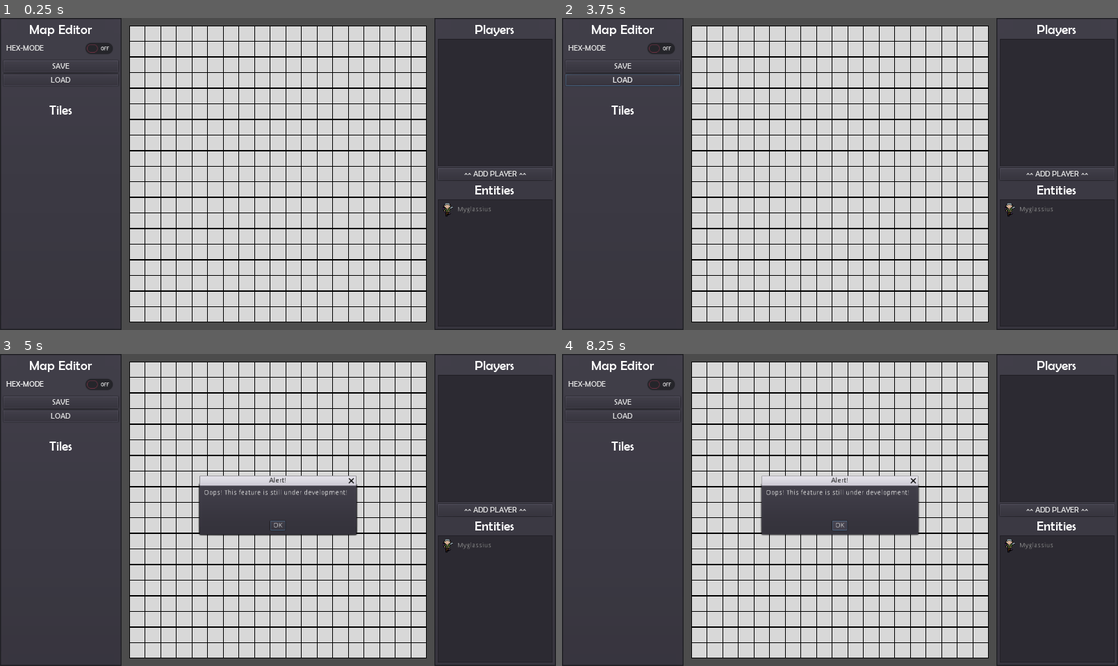
Above: before the commit, frames 1-4 (two rows, left to right).
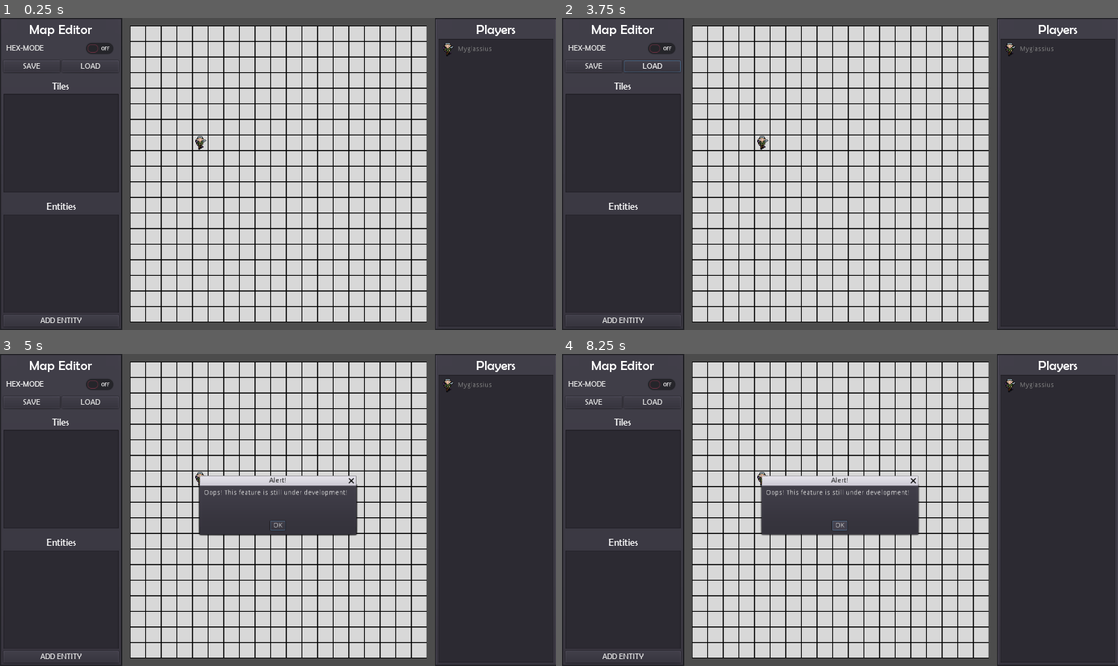
Above: after the commit, the same moments.

Repository: BradHipsher/Map20
Game: Godot game, scene res://main/main.tscn
Same seed, same stepped clock (60 frames per second), same inputs: the game is played once before the commit and once after it.
Inputs:
- Up to frame 1 (0.25 s): no input
- Up to frame 2 (3.75 s): click "^^ ADD PLAYER ^^" (after the commit: "ADD ENTITY") at 0.5 s; click "SAVE" at 1.25 s; click "OK" at 2 s; click "LOAD" at 2.75 s; click "OK" at 3.5 s
- Up to frame 3 (5 s): click "HEX-MODE" at 4.25 s
- Up to frame 4 (8.25 s): click "HEX-MODE" at 5 s; click "^^ ADD PLAYER ^^" (after the commit: "ADD ENTITY") at 5.75 s; click "HEX-MODE" at 6.5 s; click "^^ ADD PLAYER ^^" (after the commit: "ADD ENTITY") at 7.25 s; click "OK" at 8 s

The runs differ from the first frame. In frame 1, 7.9% of the frame differs, in the area x 0-100%, y 0-100%; in frame 2, 8.0%; in frame 3, 7.2%; in frame 4, 7.2%.

Commit message:
entity is drag and droppable

Diff:
--- /dev/null
+++ b/main/Global.gd
@@ -0,0 +1,15 @@
+extends Node
+
+func getMinDistVec(pos, arrVec2):
+	var mindist = -1
+	var minvec = Vector2(-1,-1)
+	for vec in arrVec2:
+		var dist = sqrt(pow(pos.x - vec.x,2) + pow(pos.y - vec.y,2))
+		if(mindist==-1):
+			mindist=dist
+			minvec = vec
+		else:
+			if(dist < mindist):
+				mindist=dist
+				minvec = vec
+	return minvec
--- a/main/entity/Sprite.gd
+++ b/main/entity/Sprite.gd
@@ -2,11 +2,3 @@
 
 func setSprite(txt):
 	texture = txt
-
-func _ready():
-	pass # Replace with function body.
-
-
-# Called every frame. 'delta' is the elapsed time since the previous frame.
-#func _process(delta):
-#	pass
--- a/main/entity/entity.gd
+++ b/main/entity/entity.gd
@@ -1,7 +1,27 @@
 extends Area2D
+
+signal clicked
+
+var held = false
+
+func _input_event(viewport, event, shape_idx):
+	if event is InputEventMouseButton:
+		print("_input_event")
+		if event.button_index == BUTTON_LEFT and event.pressed:
+			emit_signal("clicked", self)
+
+func _process(delta):
+	if held:
+		global_transform.origin = get_global_mouse_position()
+
+func pickup():
+	if held:
+		return
+	held = true
+
+func drop():
+	if held:
+		held = false
 
 func setSprite(txt):
 	get_node("Sprite").setSprite(txt)
-
-func _ready():
-	pass # Replace with function body.
--- a/main/entity/entity.tscn
+++ b/main/entity/entity.tscn
@@ -7,7 +7,9 @@
 [sub_resource type="RectangleShape2D" id=1]
 extents = Vector2( 16, 16 )
 
-[node name="entity" type="Area2D"]
+[node name="entity" type="Area2D" groups=[
+"pickable",
+]]
 script = ExtResource( 3 )
 
 [node name="CollisionShape2D" type="CollisionShape2D" parent="."]
--- a/main/grid/Grid2D.gd
+++ b/main/grid/Grid2D.gd
@@ -7,36 +7,60 @@
 
 var tiles
 var players
+var gridPositions
 
 const gridType = 'rect'
+
+var held_object = null
 
 func _ready():
 
 	tiles = get_node("tiles")
 	players = get_node("players")
 
+	gridPositions = []
+
 	if (gridType == 'rect'):
 		for j in 19:
 			for i in 19:
-				var ts = tileSpace.instance()
-				ts.position = Vector2(32+i*32, 32+j*32)
-				tiles.add_child(ts)
+				var pos = Vector2(32+i*32, 32+j*32)
+				gridPositions.append(pos)
 	if (gridType == 'hex'):
 		for j in 19:
 			if(j % 2):
 				for i in 19:
-					var ts = tileSpace.instance()
-					ts.position = Vector2(32+i*32, 32+j*32)
-					tiles.add_child(ts)
+					var pos = Vector2(32+i*32, 32+j*32)
+					gridPositions.append(pos)
 			if(! j % 2):
 				for i in 18:
-					var ts = tileSpace.instance()
-					ts.position = Vector2(48+i*32, 32+j*32)
-					tiles.add_child(ts)
+					var pos = Vector2(48+i*32, 32+j*32)
+					gridPositions.append(pos)
+
+	for pos in gridPositions:
+		var ts = tileSpace.instance()
+		ts.position = pos
+		tiles.add_child(ts)
+
+func _on_pickable_clicked(object):
+	if !held_object:
+		held_object = object
+		held_object.pickup()
+		print("clicked")
+
+func _unhandled_input(event):
+	if event is InputEventMouseButton and event.button_index == BUTTON_LEFT:
+		if held_object and !event.pressed:
+			held_object.drop()
+			held_object.position = Global.getMinDistVec(held_object.position, gridPositions)
+			held_object = null
 
 func add_player(nm, txt):
 	var ent = entity.instance()
 	ent.setSprite(txt)
 	ent.position = Vector2(32 + 4*32, 32 + 7*32)
 	ent.name = nm
+	ent.connect("clicked", self, "_on_pickable_clicked")
+	print("added player and connected the signal")
+	print(ent.get_signal_connection_list("clicked"))
+	print(self)
 	players.add_child(ent)
--- a/main/grid/grid.gd
+++ b/main/grid/grid.gd
@@ -2,7 +2,3 @@
 
 func add_player(nm, txt):
 	get_node("Grid2D").add_player(nm, txt)
-
-
-func _on_panelright_playerAdded(nm, txt):
-	add_player(nm, txt)
--- a/main/grid/grid.tscn
+++ b/main/grid/grid.tscn
@@ -1,18 +1,12 @@
-[gd_scene load_steps=3 format=2]
+[gd_scene load_steps=2 format=2]
 
-[ext_resource path="res://main/grid/grid.gd" type="Script" id=1]
 [ext_resource path="res://main/grid/Grid2D.gd" type="Script" id=2]
 
-[node name="grid-view" type="Viewport"]
-size = Vector2( 640, 640 )
-size_override_stretch = true
-script = ExtResource( 1 )
-
-[node name="Grid2D" type="Node2D" parent="." groups=[
+[node name="Grid2D" type="Node2D" groups=[
 "grid2d",
 ]]
 script = ExtResource( 2 )
 
-[node name="tiles" type="Node2D" parent="Grid2D"]
+[node name="tiles" type="Node2D" parent="."]
 
-[node name="players" type="Node2D" parent="Grid2D"]
+[node name="players" type="Node2D" parent="."]
--- /dev/null
+++ b/main/main.gd
@@ -0,0 +1,21 @@
+extends Node2D
+
+const myglassiusTxt = preload("res://res/img/myglassius.png")
+
+var panelLeft
+var grid2d
+var panelRight
+
+func _ready():
+	panelLeft = get_node("panel-left-anchor/panel-left")
+	grid2d = get_node("Grid2D")
+	panelRight = get_node("panel-right-anchor/panel-right")
+
+	add_player("Myglassius", myglassiusTxt)
+
+func add_player(nm, txt):
+	grid2d.add_player(nm, txt)
+	panelRight.add_player(nm, txt)
+
+func _on_panelleft_playerAdded(nm, txt):
+	add_player(nm, txt)
--- a/main/main.tscn
+++ b/main/main.tscn
@@ -1,7 +1,23 @@
-[gd_scene load_steps=2 format=2]
+[gd_scene load_steps=5 format=2]
 
-[ext_resource path="res://main/map-editor/map-editor.tscn" type="PackedScene" id=1]
+[ext_resource path="res://main/panel-right/panel-right.tscn" type="PackedScene" id=1]
+[ext_resource path="res://main/grid/grid.tscn" type="PackedScene" id=2]
+[ext_resource path="res://main/panel-left/panel-left.tscn" type="PackedScene" id=3]
+[ext_resource path="res://main/main.gd" type="Script" id=4]
 
-[node name="main" type="Node"]
+[node name="main" type="Node2D"]
+script = ExtResource( 4 )
 
-[node name="map-editor" parent="." instance=ExtResource( 1 )]
+[node name="panel-left-anchor" type="Node2D" parent="."]
+
+[node name="panel-left" parent="panel-left-anchor" instance=ExtResource( 3 )]
+margin_right = 250.0
+
+[node name="Grid2D" parent="." instance=ExtResource( 2 )]
+position = Vector2( 250, 0 )
+
+[node name="panel-right-anchor" type="Node2D" parent="."]
+position = Vector2( 890, 0 )
+
+[node name="panel-right" parent="panel-right-anchor" instance=ExtResource( 1 )]
+anchor_right = 1.0
--- a/main/map-editor/map-editor.tscn
+++ /dev/null
@@ -1,45 +0,0 @@
-[gd_scene load_steps=4 format=2]
-
-[ext_resource path="res://main/grid/grid.tscn" type="PackedScene" id=1]
-[ext_resource path="res://main/panel-left/panel-left.tscn" type="PackedScene" id=2]
-[ext_resource path="res://main/panel-right/panel-right.tscn" type="PackedScene" id=3]
-
-[node name="map-editor" type="Control"]
-anchor_right = 1.0
-anchor_bottom = 1.0
-__meta__ = {
-"_edit_use_anchors_": false
-}
-
-[node name="HBoxContainer" type="HBoxContainer" parent="."]
-anchor_right = 1.0
-anchor_bottom = 1.0
-custom_constants/separation = 0
-alignment = 1
-__meta__ = {
-"_edit_use_anchors_": false
-}
-
-[node name="panel-left" parent="HBoxContainer" instance=ExtResource( 2 )]
-anchor_right = 0.0
-anchor_bottom = 0.0
-margin_right = 249.0
-margin_bottom = 640.0
-
-[node name="ViewportContainer" type="ViewportContainer" parent="HBoxContainer"]
-margin_left = 249.0
-margin_right = 889.0
-margin_bottom = 640.0
-
-[node name="grid-view" parent="HBoxContainer/ViewportContainer" instance=ExtResource( 1 )]
-handle_input_locally = false
-render_target_update_mode = 3
-
-[node name="panel-right" parent="HBoxContainer" instance=ExtResource( 3 )]
-anchor_right = 0.0
-anchor_bottom = 0.0
-margin_left = 889.0
-margin_right = 1138.0
-margin_bottom = 640.0
-
-[connection signal="playerAdded" from="HBoxContainer/panel-right" to="HBoxContainer/ViewportContainer/grid-view" method="_on_panelright_playerAdded"]
--- /dev/null
+++ b/main/panel-left/entities.gd
@@ -0,0 +1,24 @@
+extends Tree
+
+const myglassiusTxt = preload("res://res/img/myglassius.png")
+
+var root
+var characters
+var enemies
+
+func _ready():
+	root = create_item()
+	set_hide_root(true)
+	load_characters()
+	load_enemies()
+
+func load_characters():
+	characters = create_item(root)
+	characters.set_text(0, "Characters")
+	var myglassius = create_item(characters)
+	myglassius.set_text(0, "Myglassius")
+	myglassius.set_icon(0, myglassiusTxt)
+
+func load_enemies():
+	enemies = create_item(root)
+	enemies.set_text(0, "Enemies")
--- a/main/panel-left/panel-left.gd
+++ b/main/panel-left/panel-left.gd
@@ -1,9 +1,13 @@
 extends Panel
+
+signal playerAdded(nm, txt)
 
 var popupWIP = preload("res://main/popups/popup-wip.tscn")
 
+var entities
+
 func _ready():
-	pass # Replace with function body.
+	entities = get_node("panel-container/vbox/entities")
 
 func _on_hexMode_toggled(button_pressed):
 	var popup = popupWIP.instance()
@@ -20,3 +24,12 @@
 	var popup = popupWIP.instance()
 	add_child(popup)
 	popup.popup_centered(Vector2(320,100))
+
+func add_player():
+	var selectedEntities = entities.get_selected_items()
+	for ent in selectedEntities:
+		emit_signal("playerAdded",entities.get_item_text(ent), entities.get_item_icon(ent))
+		entities.remove_item(ent)
+
+func _on_addPlayer_pressed():
+	add_player()
--- a/main/panel-left/panel-left.tscn
+++ b/main/panel-left/panel-left.tscn
@@ -7,23 +7,35 @@
 size = 28
 font_data = ExtResource( 1 )
 
-[sub_resource type="DynamicFont" id=4]
-font_data = ExtResource( 1 )
-
 [sub_resource type="DynamicFont" id=2]
 font_data = ExtResource( 1 )
 
 [sub_resource type="DynamicFont" id=3]
 font_data = ExtResource( 1 )
 
+[sub_resource type="DynamicFont" id=4]
+font_data = ExtResource( 1 )
+
+[sub_resource type="DynamicFont" id=5]
+size = 20
+font_data = ExtResource( 1 )
+
+[sub_resource type="DynamicFont" id=6]
+size = 20
+font_data = ExtResource( 1 )
+
+[sub_resource type="DynamicFont" id=7]
+font_data = ExtResource( 1 )
+
 [node name="panel-left" type="Panel"]
-anchor_right = 1.0
+anchor_right = 0.219684
 anchor_bottom = 1.0
-size_flags_horizontal = 3
+margin_right = -250.0
+rect_min_size = Vector2( 250, 640 )
 size_flags_vertical = 3
 script = ExtResource( 2 )
 __meta__ = {
-"_edit_use_anchors_": false
+"_edit_use_anchors_": true
 }
 
 [node name="panel-container" type="PanelContainer" parent="."]
@@ -36,14 +48,14 @@
 [node name="vbox" type="VBoxContainer" parent="panel-container"]
 margin_left = 7.0
 margin_top = 7.0
-margin_right = 1131.0
+margin_right = 243.0
 margin_bottom = 633.0
 __meta__ = {
 "_edit_use_anchors_": false
 }
 
 [node name="titleLabel" type="RichTextLabel" parent="panel-container/vbox"]
-margin_right = 1124.0
+margin_right = 236.0
 margin_bottom = 33.0
 custom_fonts/normal_font = SubResource( 1 )
 bbcode_enabled = true
@@ -53,41 +65,87 @@
 
 [node name="hexMode" type="CheckButton" parent="panel-container/vbox"]
 margin_top = 37.0
-margin_right = 1124.0
+margin_right = 236.0
 margin_bottom = 77.0
-custom_fonts/font = SubResource( 4 )
+custom_fonts/font = SubResource( 2 )
 text = "HEX-MODE"
 
-[node name="save" type="Button" parent="panel-container/vbox"]
+[node name="HBoxContainer" type="HBoxContainer" parent="panel-container/vbox"]
 margin_top = 81.0
-margin_right = 1124.0
+margin_right = 236.0
 margin_bottom = 106.0
-custom_fonts/font = SubResource( 2 )
+
+[node name="save" type="Button" parent="panel-container/vbox/HBoxContainer"]
+margin_right = 116.0
+margin_bottom = 25.0
+size_flags_horizontal = 3
+size_flags_vertical = 3
+custom_fonts/font = SubResource( 3 )
 text = "SAVE"
 
-[node name="load" type="Button" parent="panel-container/vbox"]
-margin_top = 110.0
-margin_right = 1124.0
-margin_bottom = 135.0
-custom_fonts/font = SubResource( 3 )
+[node name="load" type="Button" parent="panel-container/vbox/HBoxContainer"]
+margin_left = 120.0
+margin_right = 236.0
+margin_bottom = 25.0
+size_flags_horizontal = 3
+size_flags_vertical = 3
+custom_fonts/font = SubResource( 4 )
 text = "LOAD"
 
 [node name="spacer" type="MarginContainer" parent="panel-container/vbox"]
-margin_top = 139.0
-margin_right = 1124.0
-margin_bottom = 164.0
-rect_min_size = Vector2( 0, 25 )
+margin_top = 110.0
+margin_right = 236.0
+margin_bottom = 120.0
+rect_min_size = Vector2( 0, 10 )
 
-[node name="Tiles" type="RichTextLabel" parent="panel-container/vbox"]
-margin_top = 168.0
-margin_right = 1124.0
-margin_bottom = 201.0
-custom_fonts/normal_font = SubResource( 1 )
+[node name="tilesLabel" type="RichTextLabel" parent="panel-container/vbox"]
+margin_top = 124.0
+margin_right = 236.0
+margin_bottom = 148.0
+custom_fonts/normal_font = SubResource( 5 )
 bbcode_enabled = true
 bbcode_text = "[center]Tiles[/center]"
 text = "Tiles"
 fit_content_height = true
 
+[node name="tiles" type="ItemList" parent="panel-container/vbox"]
+margin_top = 152.0
+margin_right = 236.0
+margin_bottom = 351.0
+size_flags_horizontal = 3
+size_flags_vertical = 3
+
+[node name="spacer2" type="MarginContainer" parent="panel-container/vbox"]
+margin_top = 355.0
+margin_right = 236.0
+margin_bottom = 365.0
+rect_min_size = Vector2( 0, 10 )
+
+[node name="entitiesLabel" type="RichTextLabel" parent="panel-container/vbox"]
+margin_top = 369.0
+margin_right = 236.0
+margin_bottom = 393.0
+custom_fonts/normal_font = SubResource( 6 )
+bbcode_enabled = true
+bbcode_text = "[center]Entities[/center]"
+text = "Entities"
+fit_content_height = true
+
+[node name="entities" type="ItemList" parent="panel-container/vbox"]
+margin_top = 397.0
+margin_right = 236.0
+margin_bottom = 597.0
+size_flags_horizontal = 3
+size_flags_vertical = 3
+
+[node name="addPlayer" type="Button" parent="panel-container/vbox"]
+margin_top = 601.0
+margin_right = 236.0
+margin_bottom = 626.0
+custom_fonts/font = SubResource( 7 )
+text = "ADD ENTITY"
+
 [connection signal="toggled" from="panel-container/vbox/hexMode" to="." method="_on_hexMode_toggled"]
-[connection signal="pressed" from="panel-container/vbox/save" to="." method="_on_save_pressed"]
-[connection signal="pressed" from="panel-container/vbox/load" to="." method="_on_load_pressed"]
+[connection signal="pressed" from="panel-container/vbox/HBoxContainer/save" to="." method="_on_save_pressed"]
+[connection signal="pressed" from="panel-container/vbox/HBoxContainer/load" to="." method="_on_load_pressed"]
+[connection signal="pressed" from="panel-container/vbox/addPlayer" to="." method="_on_addPlayer_pressed"]
--- a/main/panel-right/panel-right.gd
+++ b/main/panel-right/panel-right.gd
@@ -1,24 +1,9 @@
 extends Panel
 
-signal playerAdded(nm, txt)
-
-var characterCard = preload("res://main/character-card/character-card.tscn")
-var myglassiusTxt = preload("res://res/img/myglassius.png")
-
 var players
-var entities
 
 func _ready():
 	players = get_node("panel-container/vbox/players")
-	entities = get_node("panel-container/vbox/entities")
-	entities.add_item("Myglassius", myglassiusTxt)
 
-func add_player():
-	var selectedEntities = entities.get_selected_items()
-	for ent in selectedEntities:
-		players.add_item(entities.get_item_text(ent), entities.get_item_icon(ent))
-		emit_signal("playerAdded",entities.get_item_text(ent), entities.get_item_icon(ent))
-		entities.remove_item(ent)
-
-func _on_addPlayer_pressed():
-	add_player()
+func add_player(nm, txt):
+	players.add_item(nm, txt)
--- a/main/panel-right/panel-right.tscn
+++ b/main/panel-right/panel-right.tscn
@@ -1,20 +1,15 @@
-[gd_scene load_steps=5 format=2]
+[gd_scene load_steps=4 format=2]
 
 [ext_resource path="res://res/fonts/BRLNSR.TTF" type="DynamicFontData" id=1]
 [ext_resource path="res://main/panel-right/panel-right.gd" type="Script" id=2]
 
-[sub_resource type="DynamicFont" id=2]
+[sub_resource type="DynamicFont" id=1]
 size = 28
 font_data = ExtResource( 1 )
 
-[sub_resource type="DynamicFont" id=1]
-font_data = ExtResource( 1 )
-
 [node name="panel-right" type="Panel"]
-anchor_right = 1.0
 anchor_bottom = 1.0
-rect_pivot_offset = Vector2( -484.314, -34.2123 )
-size_flags_horizontal = 3
+rect_min_size = Vector2( 250, 640 )
 size_flags_vertical = 3
 script = ExtResource( 2 )
 __meta__ = {
@@ -31,16 +26,16 @@
 [node name="vbox" type="VBoxContainer" parent="panel-container"]
 margin_left = 7.0
 margin_top = 7.0
-margin_right = 1131.0
+margin_right = 243.0
 margin_bottom = 633.0
 __meta__ = {
 "_edit_use_anchors_": false
 }
 
 [node name="playersLabel" type="RichTextLabel" parent="panel-container/vbox"]
-margin_right = 1124.0
+margin_right = 236.0
 margin_bottom = 33.0
-custom_fonts/normal_font = SubResource( 2 )
+custom_fonts/normal_font = SubResource( 1 )
 bbcode_enabled = true
 bbcode_text = "[center]Players[/center]"
 text = "Players"
@@ -48,33 +43,7 @@
 
 [node name="players" type="ItemList" parent="panel-container/vbox"]
 margin_top = 37.0
-margin_right = 1124.0
-margin_bottom = 296.0
-size_flags_horizontal = 3
-size_flags_vertical = 3
-
-[node name="addPlayer" type="Button" parent="panel-container/vbox"]
-margin_top = 300.0
-margin_right = 1124.0
-margin_bottom = 325.0
-custom_fonts/font = SubResource( 1 )
-text = "^^ ADD PLAYER ^^"
-
-[node name="Entities" type="RichTextLabel" parent="panel-container/vbox"]
-margin_top = 329.0
-margin_right = 1124.0
-margin_bottom = 362.0
-custom_fonts/normal_font = SubResource( 2 )
-bbcode_enabled = true
-bbcode_text = "[center]Entities[/center]"
-text = "Entities"
-fit_content_height = true
-
-[node name="entities" type="ItemList" parent="panel-container/vbox"]
-margin_top = 366.0
-margin_right = 1124.0
+margin_right = 236.0
 margin_bottom = 626.0
 size_flags_horizontal = 3
 size_flags_vertical = 3
-
-[connection signal="pressed" from="panel-container/vbox/addPlayer" to="." method="_on_addPlayer_pressed"]
--- a/project.godot
+++ b/project.godot
@@ -13,6 +13,10 @@
 config/name="Map20"
 run/main_scene="res://main/main.tscn"
 config/icon="res://icon.png"
+
+[autoload]
+
+Global="*res://main/Global.gd"
 
 [display]
 
Not shown: 1 places in main/panel-left/panel-left.tscn that only renumber resources
